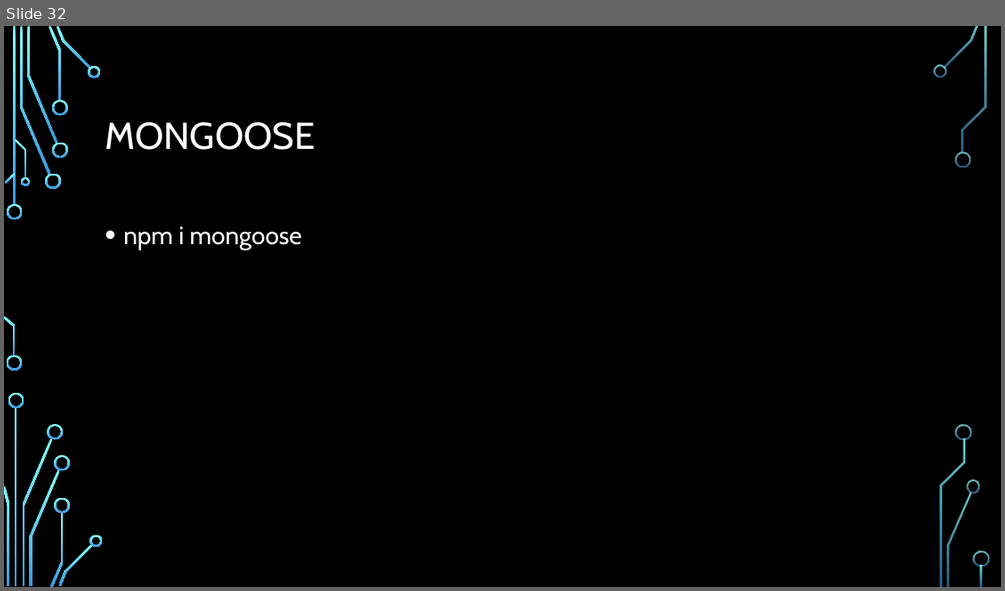
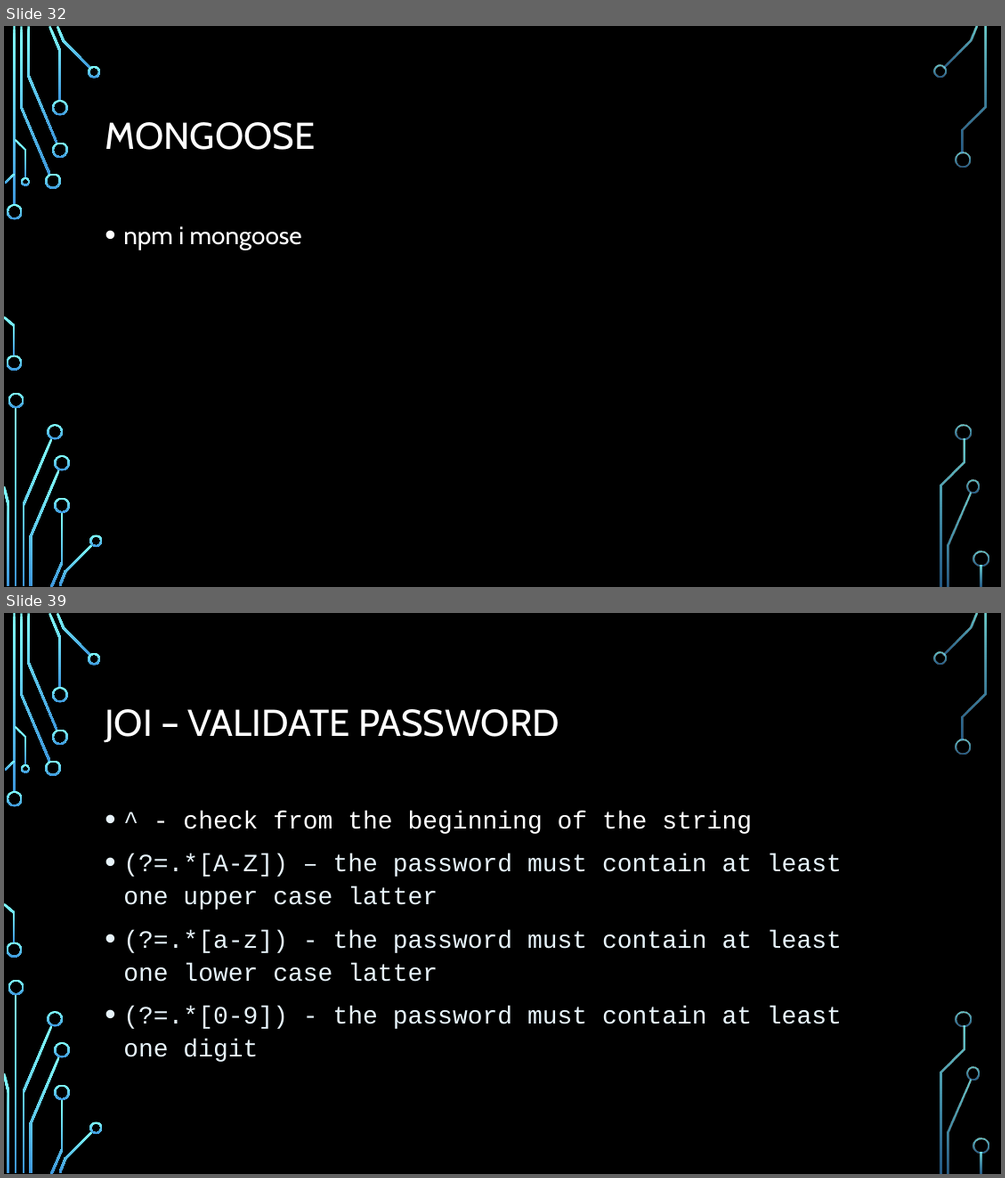
Before and after one commit to Rlss91/hu_morning_nodejs_W011121MR, a slide deck: docs/node js.pptx. Shown one above the other, each under a label of ours: slide 32 before the commit, slides 32 and 39 after it; the slides between them are not shown. The pictures are 1005x591 and 1005x1178 pixels, drawn with LibreOffice and Linux fonts; fonts in the diff are those of the drawing; background and template pictures are left out. Boxes give left, top, right and bottom in pixels: in the first picture for what was removed or moved away, otherwise in the second. Text is boxed around its words. In the diff, an @@ line names an element or a change of style, - is before the commit and + after.

```diff
--- a/docs/node js.pptx
+++ b/docs/node js.pptx
@@ slide 39 added at (4, 613, 1001, 1174), background picture (left out); not listed: 36 template elements that a slide beside it also shows @@
@@ title added at (105, 709, 559, 743), 36 pt, text #FFFFFF @@
+JOI – VALIDATE PASSWORD
@@ text added at (123, 811, 841, 1062), 24 pt, text #E7F3FA @@
+• ^ - check from the beginning of the string
+• (?=.*[A-Z]) – the password must contain at least one upper case latter
+• (?=.*[a-z]) - the password must contain at least one lower case latter
+• (?=.*[0-9]) - the password must contain at least one digit
```
Also in this commit, not shown: 7 other slides added, 5 other files.
